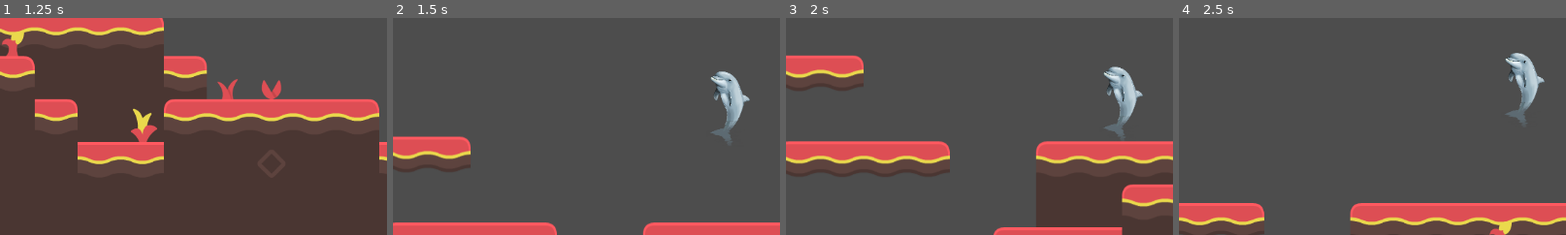
Above: before the commit, frames 1-4 (left to right).
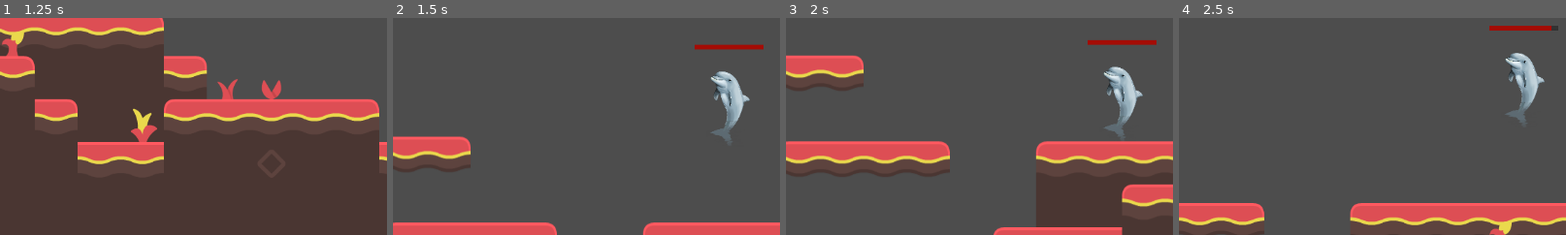
Above: after the commit, the same moments.

Repository: A-vd-E/Eget-spel
Game: Godot game, scene res://scenes/main.tscn
The game is run twice, just before and just after one commit, with the same random seed, the same clock (stepped at 60 frames per second) and the same inputs.
Inputs (mouse positions are % of the whole screen's width and height, from its top left):
- Up to frame 1 (1.25 s): click (4, 13) at 0.52 s; type "12" at 0.6 s
- Up to frame 2 (1.5 s): click "Host" at 1.25 s
- Up to frame 3 (2 s): no input
- Up to frame 4 (2.5 s): hold D (right) from 2.03 s (still down); hold L (decrease_hp, bound only after the commit) from 2.03 s (still down); tap Space (jump) at 2.27 s
The pictures show only the part of the screen within x 7-57%, y 31-81%; the shares and areas given below are measured in that part.

Frame 1 is identical in both runs. In frame 2, 0.5% of the frame differs, in the area x 77-96%, y 12-15%; in frame 3, 0.4%; in frame 4, 0.4%.

Commit message:
Added health system and healthbar. Fixes #13

Diff:
--- /dev/null
+++ b/death_screen.tscn
@@ -0,0 +1,26 @@
+[gd_scene format=3 uid="uid://f20yna62xd6y"]
+
+[ext_resource type="Texture2D" uid="uid://d2dnh2lbs62j8" path="res://assets/images/6757_Sadge.png" id="1_if853"]
+
+[node name="DeathScreen" type="CanvasLayer" unique_id=675604386]
+
+[node name="Background" type="TextureRect" parent="." unique_id=622775118]
+texture_filter = 1
+anchors_preset = 15
+anchor_right = 1.0
+anchor_bottom = 1.0
+grow_horizontal = 2
+grow_vertical = 2
+texture = ExtResource("1_if853")
+
+[node name="Label" type="Label" parent="Background" unique_id=603342496]
+layout_mode = 0
+offset_left = 265.0
+offset_top = 63.0
+offset_right = 894.0
+offset_bottom = 323.0
+size_flags_horizontal = 4
+theme_override_colors/font_color = Color(0.78754234, 2.695322e-06, 2.8878452e-07, 1)
+theme_override_font_sizes/font_size = 150
+text = "u dieded"
+horizontal_alignment = 1
--- a/project.godot
+++ b/project.godot
@@ -41,6 +41,11 @@
 , Object(InputEventKey,"resource_local_to_scene":false,"resource_name":"","device":-1,"window_id":0,"alt_pressed":false …(186 unchanged characters)…
 ]
 }
+decrease_hp={
+"deadzone": 0.2,
+"events": [Object(InputEventKey,"resource_local_to_scene":false,"resource_name":"","device":-1,"window_id":0,"alt_pressed":false,"shift_pressed":false,"ctrl_pressed":false,"meta_pressed":false,"pressed":false,"keycode":0,"physical_keycode":76,"key_label":0,"unicode":108,"location":0,"echo":false,"script":null)
+]
+}
 
 [physics]
 
--- a/scenes/player.tscn
+++ b/scenes/player.tscn
@@ -2,6 +2,8 @@
 
 [ext_resource type="Texture2D" uid="uid://cad7ienj21b1j" path="res://assets/images/player/Bertil.png" id="1_3vyb7"]
 [ext_resource type="Script" uid="uid://dsb0rr31kppk0" path="res://scripts/player-movement.gd" id="1_g2els"]
+[ext_resource type="Script" uid="uid://ckfc668g0exx2" path="res://scripts/health.gd" id="3_dqkch"]
+[ext_resource type="Script" uid="uid://1h33nmi68q4j" path="res://scenes/progress_bar.gd" id="4_qlg0r"]
 
 [sub_resource type="RectangleShape2D" id="RectangleShape2D_g2els"]
 size = Vector2(871.4285, 1614.2856)
@@ -10,6 +12,12 @@
 properties/0/path = NodePath(".:sync_position")
 properties/0/spawn = true
 properties/0/replication_mode = 1
+
+[sub_resource type="StyleBoxFlat" id="StyleBoxFlat_dqkch"]
+bg_color = Color(0.19793722, 0.19793725, 0.19793713, 1)
+
+[sub_resource type="StyleBoxFlat" id="StyleBoxFlat_qlg0r"]
+bg_color = Color(0.6439097, 0.04708454, 0.021919081, 1)
 
 [node name="Player" type="CharacterBody2D" unique_id=438100406]
 scale = Vector2(0.07, 0.07)
@@ -38,5 +46,19 @@
 [node name="MultiplayerSynchronizer" type="MultiplayerSynchronizer" parent="." unique_id=1074374701]
 replication_config = SubResource("SceneReplicationConfig_g2els")
 
+[node name="Health2" type="Node" parent="." unique_id=1119176403]
+script = ExtResource("3_dqkch")
+
+[node name="ProgressBar" type="ProgressBar" parent="." unique_id=1718776609 node_paths=PackedStringArray("health")]
+offset_left = -728.5714
+offset_top = -1314.2856
+offset_right = 728.5714
+offset_bottom = -1214.2858
+theme_override_styles/background = SubResource("StyleBoxFlat_dqkch")
+theme_override_styles/fill = SubResource("StyleBoxFlat_qlg0r")
+show_percentage = false
+script = ExtResource("4_qlg0r")
+health = NodePath("../Health2")
+
 [connection signal="timeout" from="dash_timer" to="." method="_on_dash_timer_timeout"]
 [connection signal="timeout" from="dash_again_timer" to="." method="_on_dash_again_timer_timeout"]
--- /dev/null
+++ b/scenes/progress_bar.gd
@@ -0,0 +1,12 @@
+extends ProgressBar
+
+@export var health: Node
+
+
+func _ready() -> void:
+	max_value = health.max_health
+	value = health.max_health
+	health.health_changed.connect(_on_health_changed)
+
+func _on_health_changed(current_health: int):
+	value = current_health
--- /dev/null
+++ b/scripts/health.gd
@@ -0,0 +1,34 @@
+extends Node
+
+
+@export var max_health: int = 100
+var current_health
+
+signal health_changed(new_value: int)
+signal died
+
+# Starts character with full health
+func _ready() -> void:
+	current_health = max_health
+
+
+## Decreases the characters health by the input amount.
+func take_damage(damage: int):
+	if damage <= 0:
+		return
+
+	current_health = max(current_health - damage, 0)
+	health_changed.emit(current_health)
+	print(current_health)
+	if current_health == 0:
+		dies()
+
+# Reduces health when "L" key is pressed. For testing purposes.
+func _input(event: InputEvent) -> void:
+	if event.is_action_pressed("decrease_hp") and not event.is_echo():
+		take_damage(10)
+
+func dies():
+	died.emit()
+	await get_tree().create_timer(5.0).timeout
+	get_tree().quit()
--- /dev/null
+++ b/scripts/health_bar.gd
@@ -0,0 +1,12 @@
+extends ProgressBar
+
+@export var health: Node
+
+
+func _ready() -> void:
+	max_value = health.max_health
+	value = health.max_health
+	health.health_changed.connect(_on_health_changed)
+
+func _on_health_changed(current_health: int):
+	value = current_health
Binary file added: assets/images/6757_Sadge.png
Not shown, added: assets/images/6757_Sadge.png.import
Binary file added: assets/images/death_background.png
Not shown, added: assets/images/death_background.png.import
Not shown, added: scenes/progress_bar.gd.uid
Not shown, added: scripts/health.gd.uid
Not shown, added: scripts/health_bar.gd.uid
